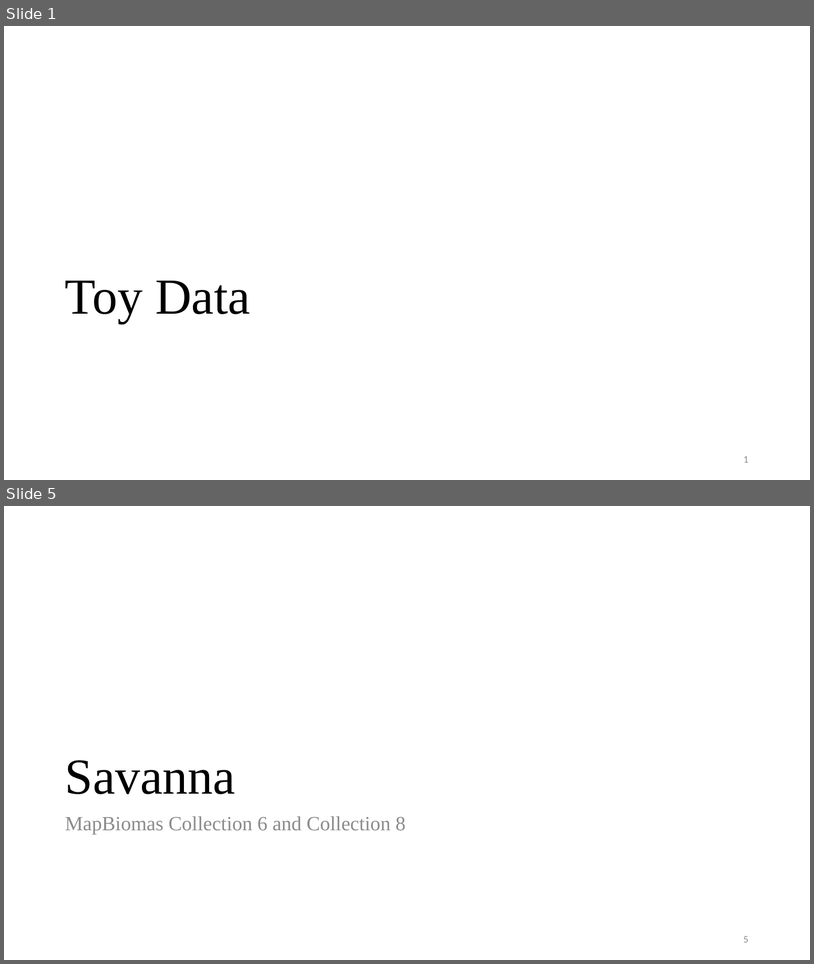
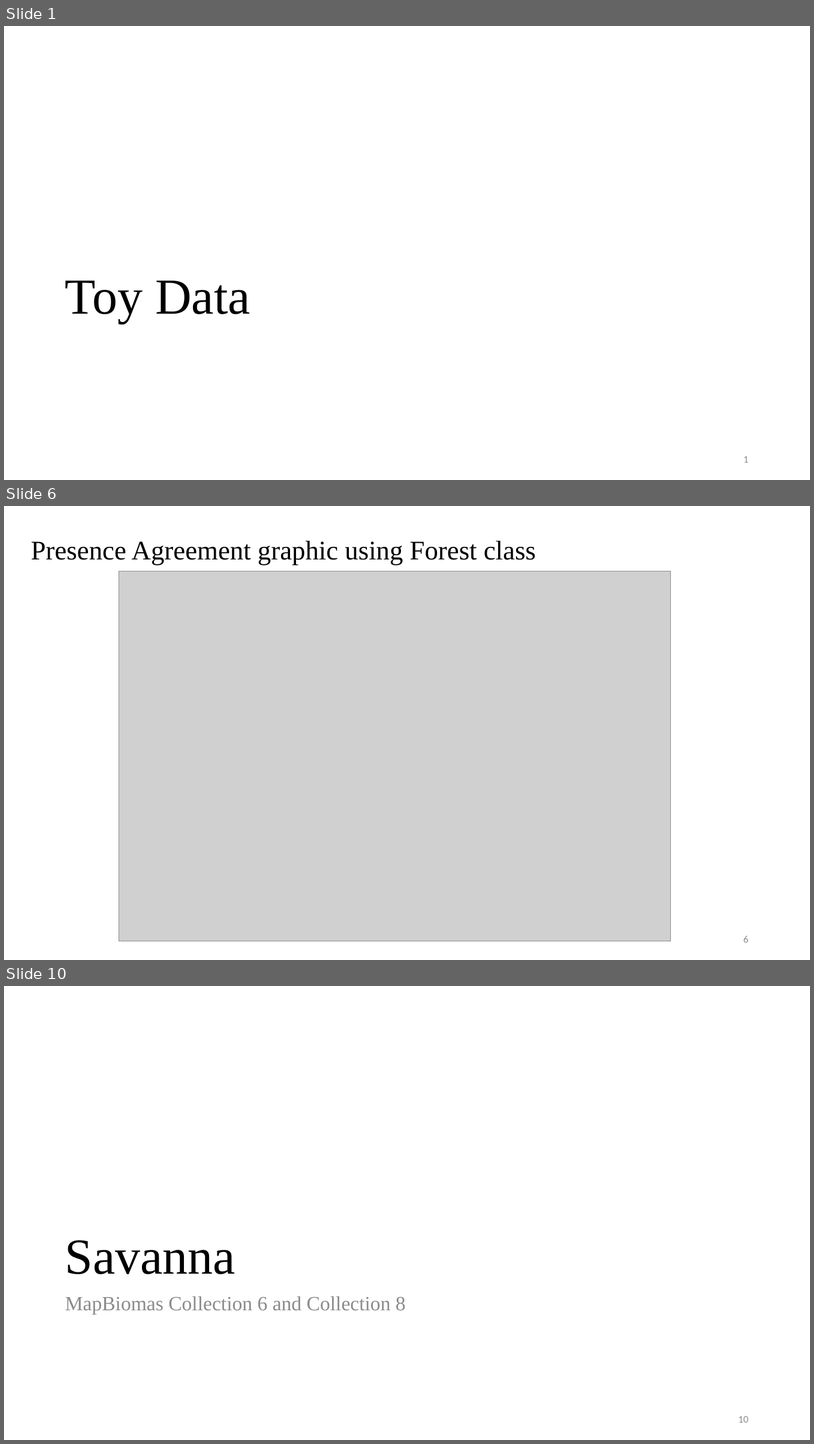
Before and after one commit to antoniovfonseca/compare-time-series, a slide deck: validation_results.pptx. Shown one above the other, each under a label of ours: slides 1 and 5 before the commit, slides 1, 6 and 10 after it; the slides between them are not shown. The pictures are 814x964 and 814x1444 pixels, drawn with LibreOffice and Linux fonts; fonts in the diff are those of the drawing; grey boxes stand for pictures. Boxes give left, top, right and bottom in pixels: in the first picture for what was removed or moved away, otherwise in the second. Text is boxed around its words. In the diff, an @@ line names an element or a change of style, - is before the commit and + after.

```diff
--- a/validation_results.pptx
+++ b/validation_results.pptx
@@ slide 6 added at (x1=4, y1=506, x2=810, y2=960), background #FFFFFF @@
@@ text added at (x1=31, y1=541, x2=536, y2=565), 32 pt, text #000000 @@
+Presence Agreement graphic using Forest class
@@ picture added at (x1=119, y1=571, x2=671, y2=941) @@
@@ page number added at (x1=744, y1=936, x2=749, y2=942), 12 pt, text #8C8C8C @@
+6
@@ what was slide 5 is now slide 10 @@
@@ page number at (x1=738, y1=1416, x2=749, y2=1422): text changed @@
-5
+10
```
Also in this commit, not shown: 9 slides changed, 11 other slides added, 3 slides removed, 47 other files.
